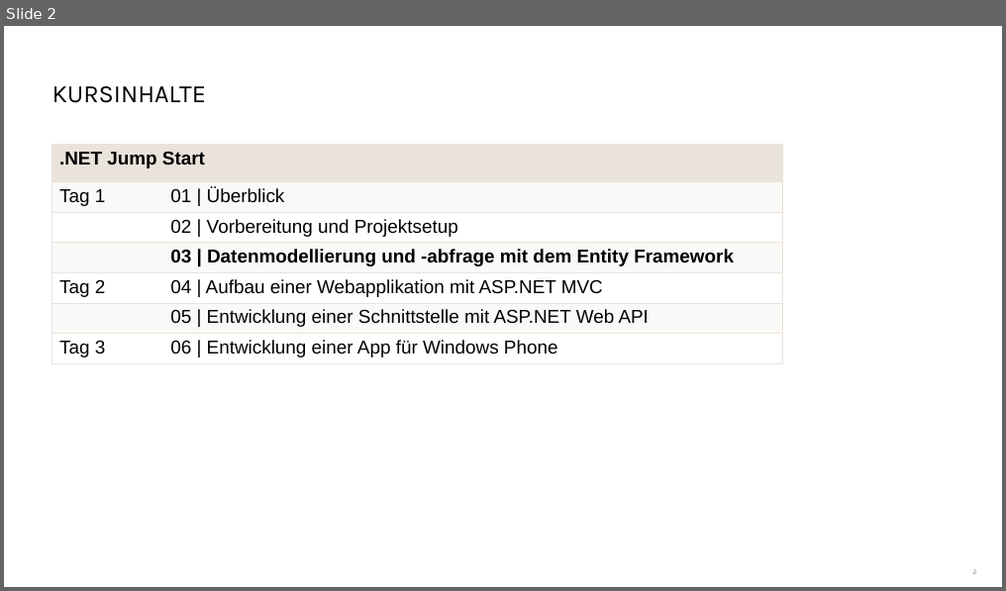
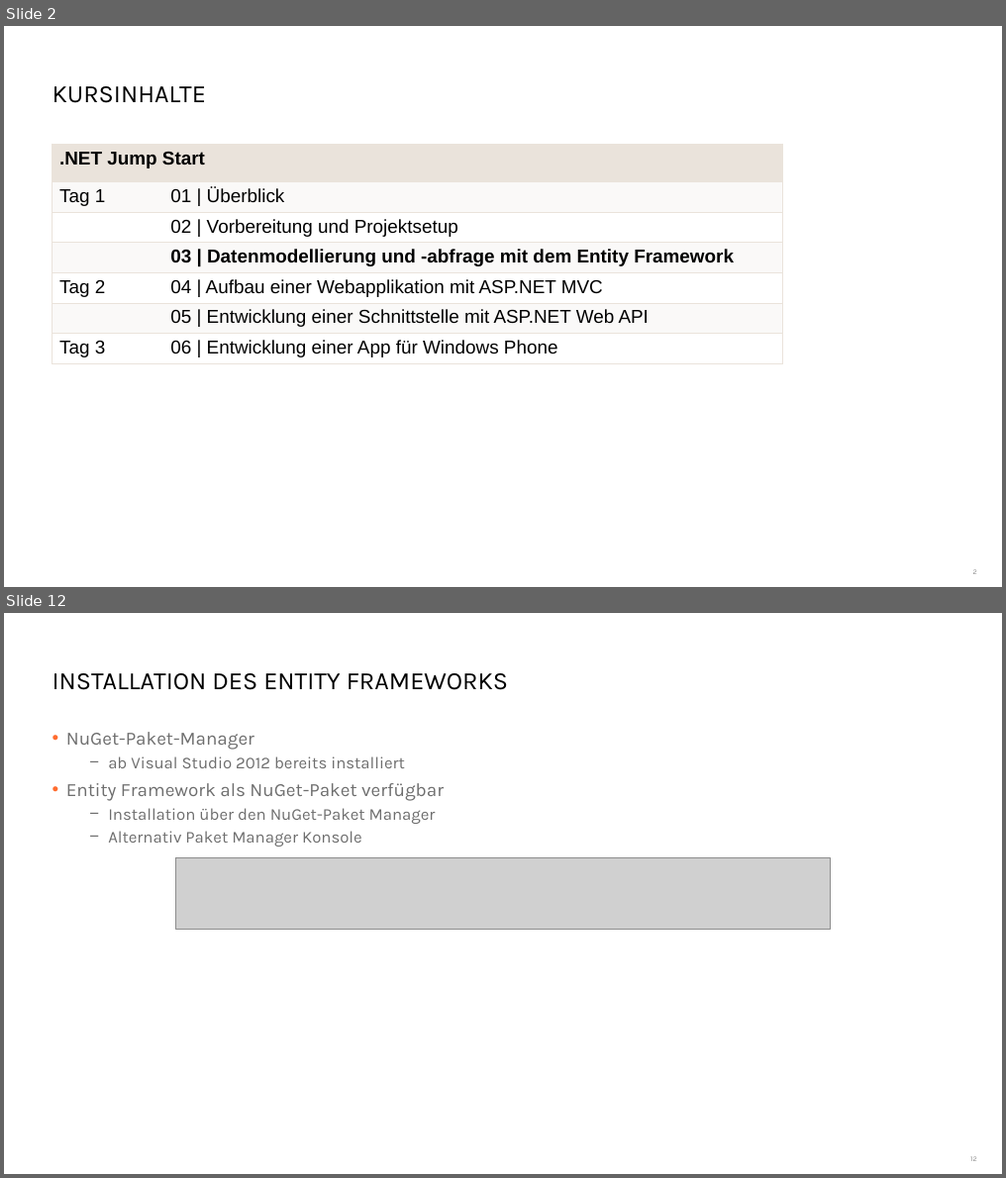
Before and after one commit to danielbeckmann/DotNETJumpStart, a slide deck: 03. Datenmodellierung und -abfrage mit dem Entity Framework/03. Datenmodellierung und -abfrage mit dem Entity Framework.pptx. Shown one above the other, each under a label of ours: slide 2 before the commit, slides 2 and 12 after it; the slides between them are not shown. The pictures are 1006x591 and 1006x1178 pixels, drawn with LibreOffice and Linux fonts; fonts in the diff are those of the drawing; grey boxes stand for pictures; background and template pictures are left out. Boxes give left, top, right and bottom in pixels: in the first picture for what was removed or moved away, otherwise in the second. Text is boxed around its words. In the diff, an @@ line names an element or a change of style, - is before the commit and + after.

```diff
--- a/03. Datenmodellierung und -abfrage mit dem Entity Framework/03. Datenmodellierung und -abfrage mit dem Entity Framework.pptx
+++ b/03. Datenmodellierung und -abfrage mit dem Entity Framework/03. Datenmodellierung und -abfrage mit dem Entity Framework.pptx
@@ slide 12 added at <box>4,613,1002,1174</box>, background #FFFFFF @@
@@ title added at <box>53,673,508,690</box>, 24 pt, text #000000 @@
+INSTALLATION DES ENTITY FRAMEWORKS
@@ text added at <box>66,732,444,847</box>, 16 pt, text #6E6E6E @@
+• NuGet-Paket-Manager
+  − ab Visual Studio 2012 bereits installiert
+• Entity Framework als NuGet-Paket verfügbar
+  − Installation über den NuGet-Paket Manager
+  − Alternativ Paket Manager Konsole
@@ picture added at <box>176,858,831,930</box> @@
@@ page number added at <box>970,1157,977,1161</box>, 7 pt, text #8C8C8C @@
+12
```
Also in this commit, not shown: 1 slide changed, 31 other slides added, 1 slide removed, 5 other files.
